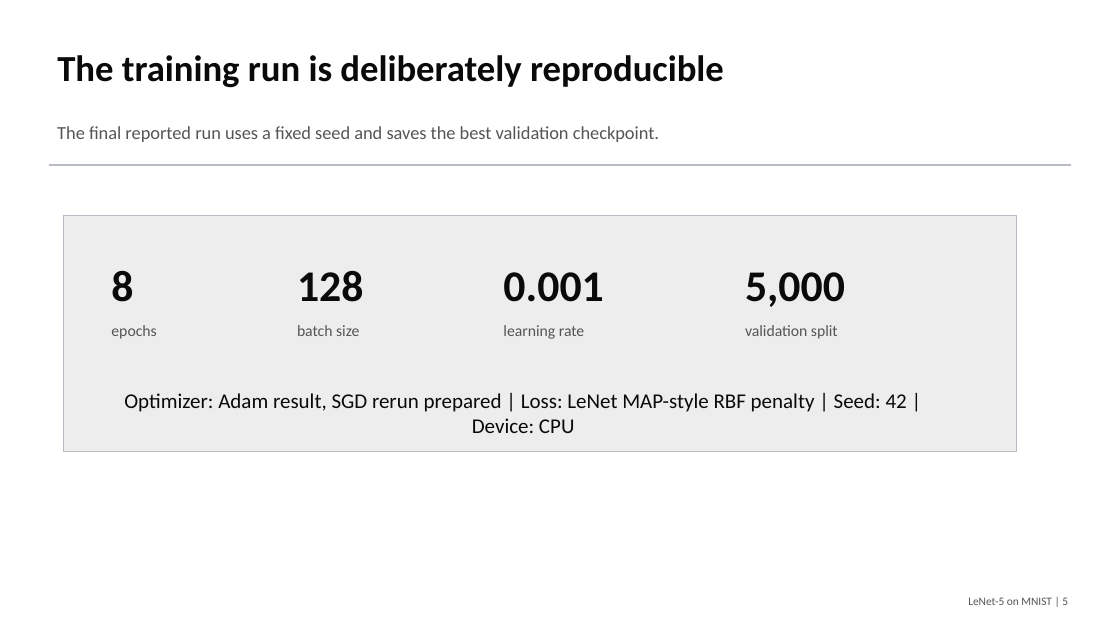
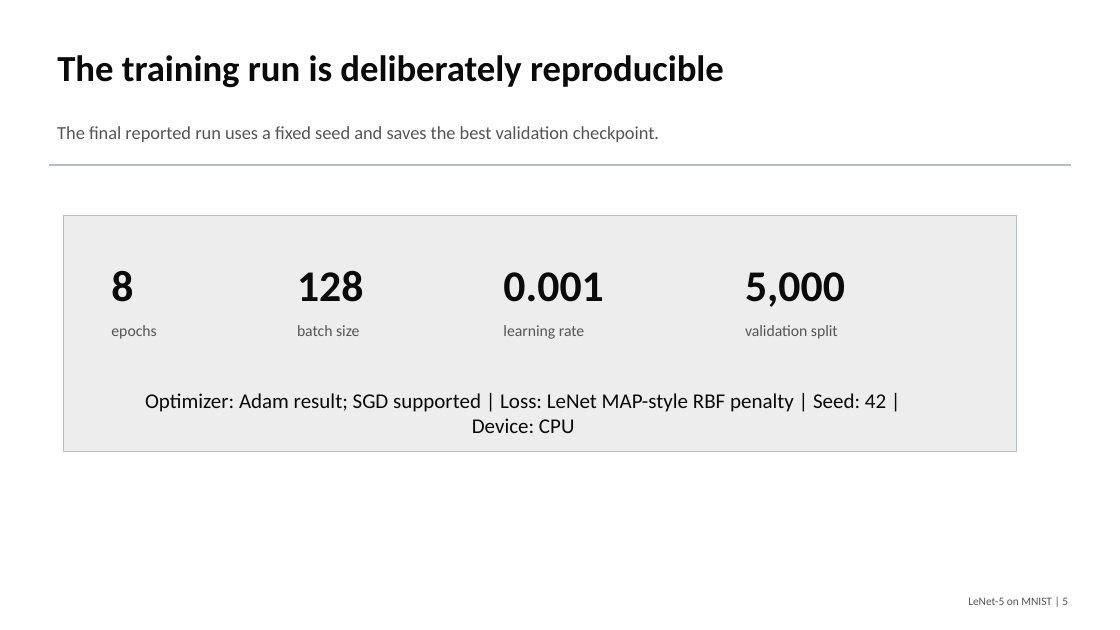
Before and after one commit to macbehnke/NN_funds_project, a slide deck: slide 5 of slides/LeNet5_MNIST_Final_Presentation.pptx. Drawn at 1120x630 pixels with LibreOffice and Linux fonts; fonts in the diff are those of the drawing. Boxes give left, top, right and bottom in pixels: in the first picture for what was removed or moved away, otherwise in the second. Text is boxed around its words. In the diff, an @@ line names an element or a change of style, - is before the commit and + after.

Commit message:
Clarify optimizer wording in presentation

```diff
--- a/slides/LeNet5_MNIST_Final_Presentation.pptx
+++ b/slides/LeNet5_MNIST_Final_Presentation.pptx
@@ text at [145, 393, 886, 433]: text changed @@
-Optimizer: Adam result, SGD rerun prepared | Loss: LeNet MAP-style RBF penalty | Seed: 42 | Device: CPU
+Optimizer: Adam result; SGD supported | Loss: LeNet MAP-style RBF penalty | Seed: 42 | Device: CPU
```
Also in this commit, not shown: 2 other slides changed, 1 other file.
